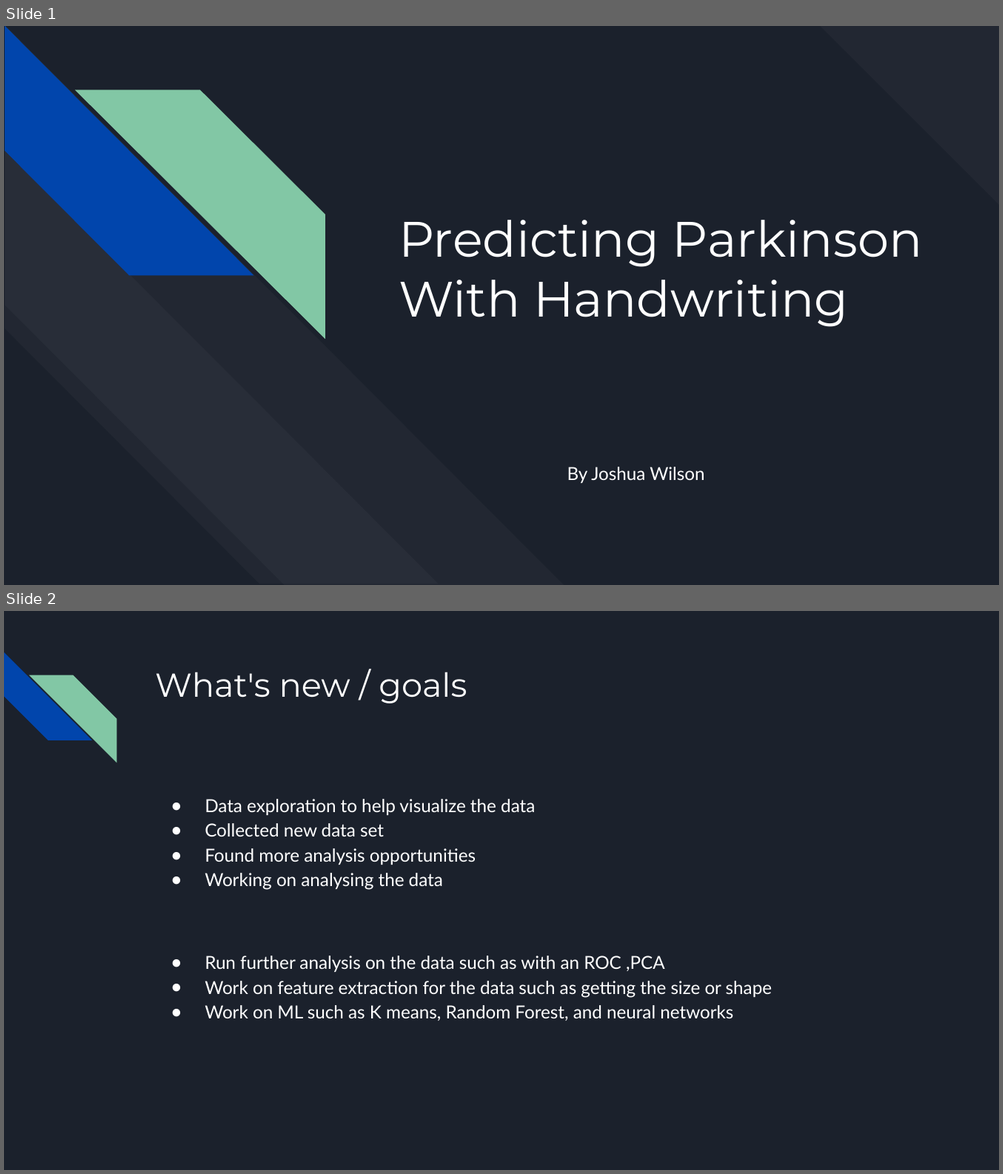
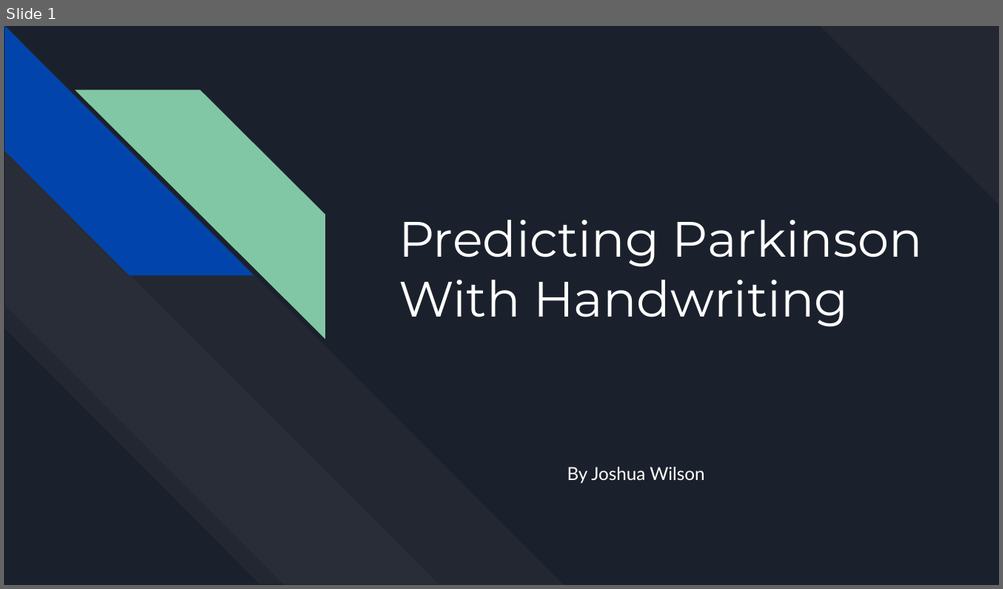
Before and after one commit to jwwils/Parkinsons_Data, a slide deck: Predicting Parkinson With Handwritting.pptx. Shown one above the other, each under a label of ours: slides 1 and 2 before the commit, slide 1 after it. The pictures are 1003x1174 and 1003x589 pixels, drawn with LibreOffice and Linux fonts; fonts in the diff are those of the drawing. Boxes give left, top, right and bottom in pixels: in the first picture for what was removed or moved away, otherwise in the second. Text is boxed around its words. In the diff, an @@ line names an element or a change of style, - is before the commit and + after.

```diff
--- a/Predicting Parkinson With Handwritting.pptx
+++ b/Predicting Parkinson With Handwritting.pptx
@@ slide 2 removed at (4, 611, 999, 1170), background #1B212C @@
@@ diag stripe removed at (4, 652, 91, 741) @@
@@ diag stripe removed at (29, 675, 116, 762) @@
@@ title removed at (155, 672, 466, 703) @@
-What's new / goals
@@ text removed at (205, 799, 771, 1021) @@
-● Data exploration to help visualize the data
-● Collected new data set
-● Found more analysis opportunities
-● Working on analysing the data
-● Run further analysis on the data such as with an ROC ,PCA
-● Work on feature extraction for the data such as getting the size or shape
-● Work on ML such as K means, Random Forest, and neural networks
```
Also in this commit, not shown: 8 slides added, 12 other slides removed.
